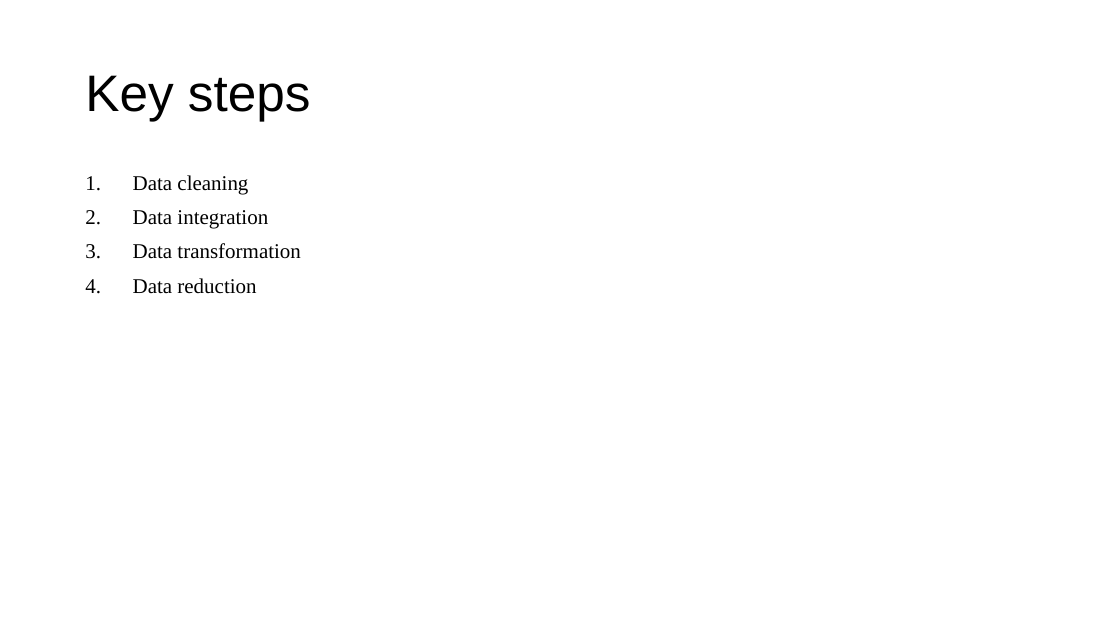
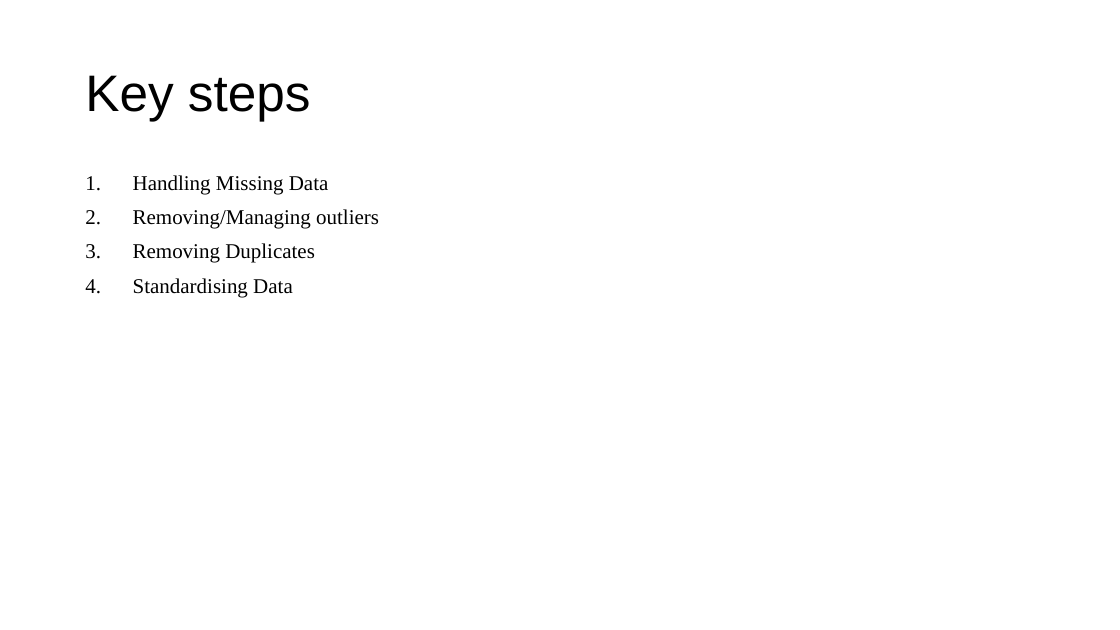
Before and after one commit to TayyebaSadaq/Diabetes-Prediction-using-Machine-Learning-and-Explainable-AI-Techniques, a slide deck: slide 7 of Diabetes Prediction with Machine Learning (ML).pptx. Drawn at 1120x630 pixels with LibreOffice and Linux fonts; fonts in the diff are those of the drawing. Boxes give left, top, right and bottom in pixels: in the first picture for what was removed or moved away, otherwise in the second. Text is boxed around its words. In the diff, an @@ line names an element or a change of style, - is before the commit and + after.

Commit message:
working on backend
updated preprocessing to clean data, handle outliers etc. edited model making  after standardising the data (removed for loop and individually coded models

```diff
--- a/Diabetes Prediction with Machine Learning (ML).pptx
+++ b/Diabetes Prediction with Machine Learning (ML).pptx
@@ text at (x1=133, y1=175, x2=379, y2=297): text changed @@
-1. Data cleaning
-2. Data integration
-3. Data transformation
-4. Data reduction
+1. Handling Missing Data
+2. Removing/Managing outliers
+3. Removing Duplicates
+4. Standardising Data
```
Also in this commit, not shown: 7 other slides changed, 7 slides added, 6 slides removed, 14 other files.
